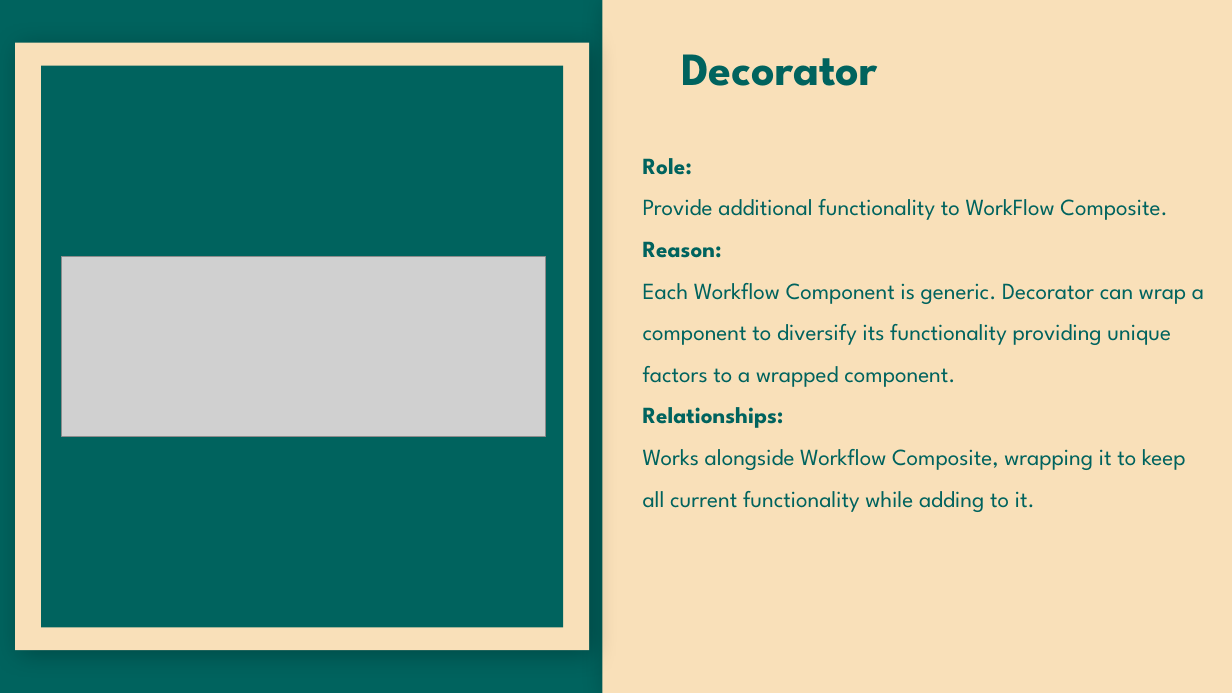
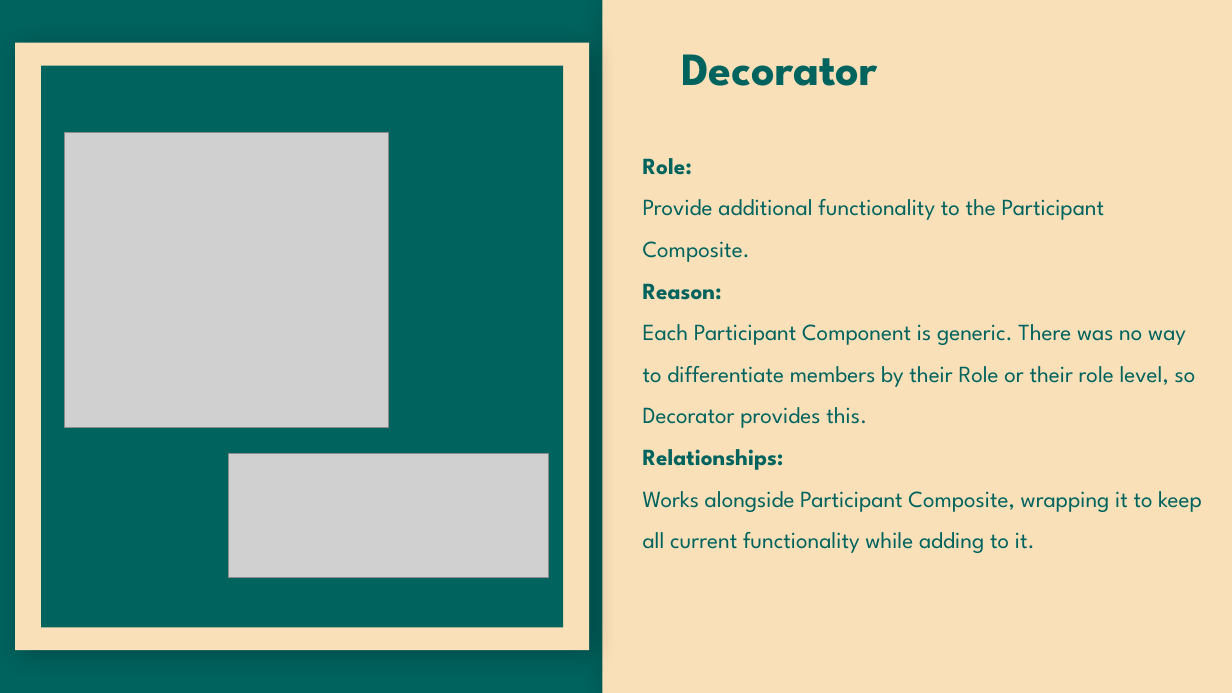
Before and after one commit to yashGhela/cos214prac6, a slide deck: slide 14 of Presentation/TIVIDY-Presentation.pptx (slide 13 before the commit). Drawn at 1232x693 pixels with LibreOffice and Linux fonts; fonts in the diff are those of the drawing; grey boxes stand for pictures; background and template pictures are left out. Boxes give left, top, right and bottom in pixels: in the first picture for what was removed or moved away, otherwise in the second. Text is boxed around its words. In the diff, an @@ line names an element or a change of style, - is before the commit and + after.

```diff
--- a/Presentation/TIVIDY-Presentation.pptx
+++ b/Presentation/TIVIDY-Presentation.pptx
@@ picture added at box(64, 133, 388, 428) @@
@@ text at box(643, 199, 1105, 262): text changed @@
-Provide additional functionality to WorkFlow Composite.
+Provide additional functionality to the Participant Composite.
@@ picture removed at box(62, 257, 546, 436) @@
@@ text at box(643, 324, 1196, 428): text changed @@
-Each Workflow Component is generic. Decorator can wrap a component to diversify its functionality providing unique factors to a wrapped component.
+Each Participant Component is generic. There was no way to differentiate members by their Role or their role level, so Decorator provides this.
@@ picture added at box(229, 454, 549, 577) @@
@@ text at box(643, 491, 1201, 553): text changed @@
-Works alongside Workflow Composite, wrapping it to keep all current functionality while adding to it.
+Works alongside Participant Composite, wrapping it to keep all current functionality while adding to it.
```
Also in this commit, not shown: 15 other slides changed, 1 slide added, 3 slides removed, 6 other files.
